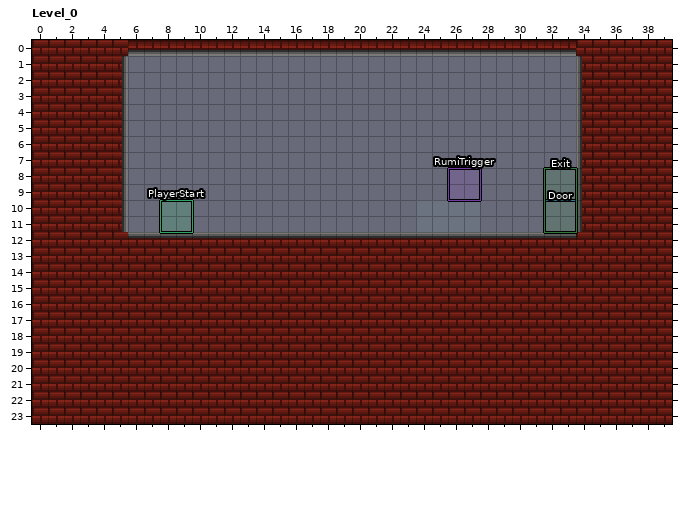
An edit to a level. LDtk project, ldtk/hooshang_claude.ldtk. The picture above is the old version.
Cells are 8x8 px. Shown: Level_0 x 0..39, y 0..23.
Now the later version:
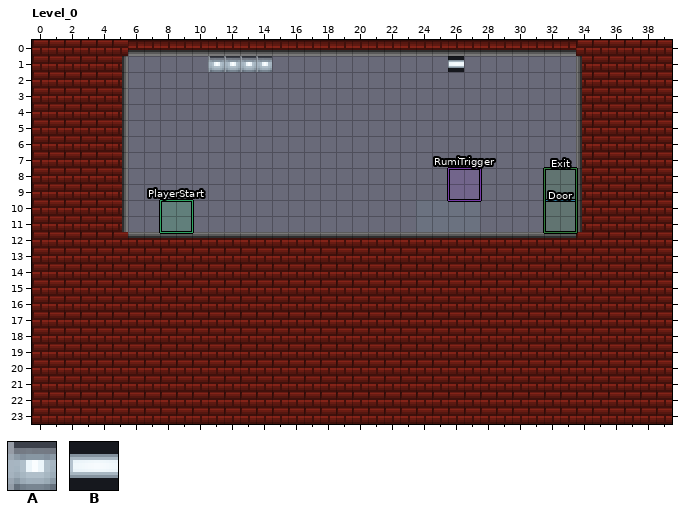
Key: from "CeilingLightIcon": A 0; from "CeilingPanelIcon": B 0.
Objects are placed by their top-left corner, in cells (3,4 is the top-left corner of cell 3,4); size is 1x1 cell unless given.
From old to new:
--- layer "Entities"
+B "CeilingPanel" at 19,1 size 15x1
+A "CeilingLight" at 11,1
+A "CeilingLight" at 12,1
+A "CeilingLight" at 13,1
+A "CeilingLight" at 14,1
Where, in picture pixels (left, top, right, bottom), the same in both pictures:
added: (208, 56, 272, 72)
added: (448, 56, 464, 72)
